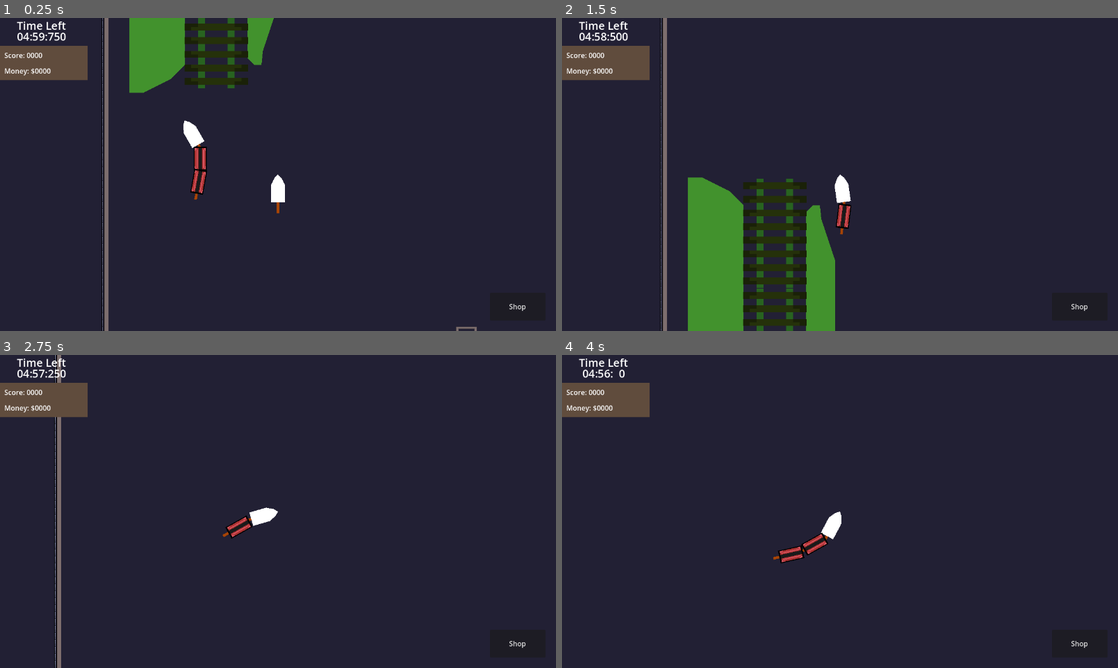
Above: before the commit, frames 1-4 (two rows, left to right).
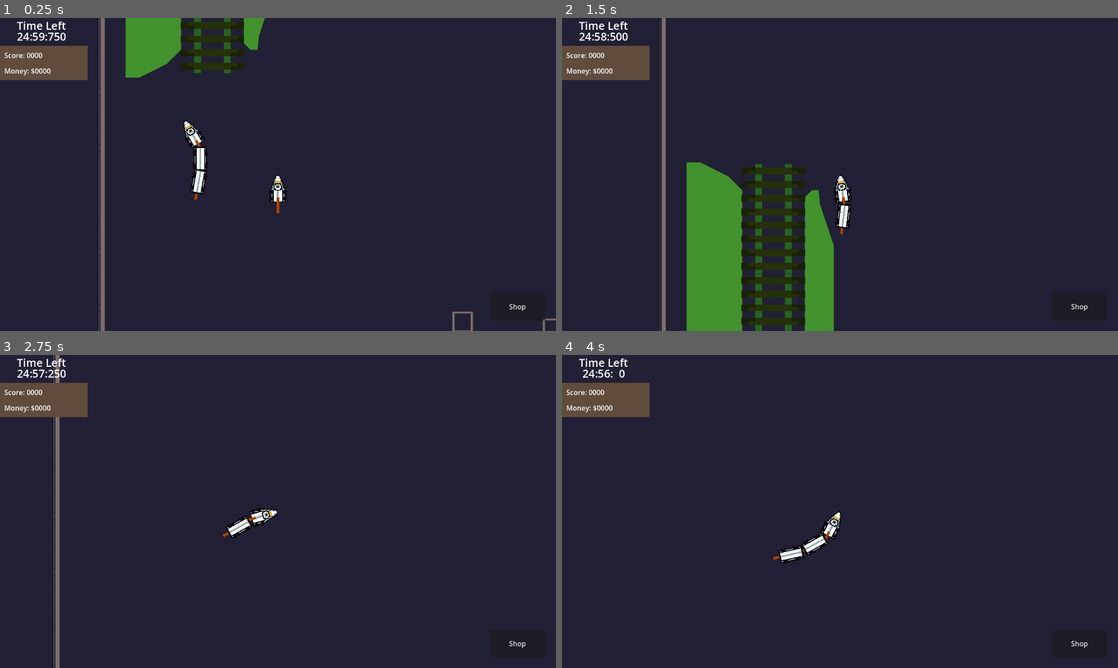
Above: after the commit, the same moments.

Repository: GodMadeEarth/Godot-Wild-Jam-59
Game: Godot game, scene res://sences/game.tscn
Two runs of this game, one before a commit and one after it. Both use one fixed random seed, a clock stepped at 60 frames per second and the inputs below. The engine's default icon, where the game draws it, is replaced by a stand-in: a white triangle on a blue panel in a dark square.
Inputs (mouse positions are in pixels of both pictures, inside the frame that each line leads up to):
- Up to frame 1 (0.25 s): no input
- Up to frame 2 (1.5 s): move the mouse to (962, 158) at 0.52 s; hold Up (ui_up) 0.53-1.28 s; tap Shift (Dash) at 0.6 s; move the mouse to (728, 190) at 1.27 s; hold Down (ui_down) from 1.28 s (still down); tap A (Move_L) at 1.35 s
- Up to frame 3 (2.75 s): move the mouse to (333, 442) at 2.02 s; release Down (ui_down) at 2.03 s; hold Up (ui_up) from 2.03 s (still down); hold D (Move_R) from 2.03 s (still down)
- Up to frame 4 (4 s): move the mouse to (812, 574) at 2.77 s; release D (Move_R) at 2.78 s; tap Shift (Dash) at 2.85 s; move the mouse to (1006, 558) at 3.52 s; release Up (ui_up) at 3.53 s; hold Down (ui_down) from 3.53 s (still down); hold A (Move_L) from 3.53 s (still down)

The runs differ from the first frame. In frame 1, 4.4% of the frame differs, in the area x 3-100%, y 0-100%; in frame 2, 3.9%; in frame 3, 1.2%; in frame 4, 0.5%.

Commit message:
updating art

Diff:
--- a/Godot-wild-jam-59/project.godot
+++ b/Godot-wild-jam-59/project.godot
@@ -39,6 +39,7 @@
 Dash={
 "deadzone": 0.5,
 "events": [Object(InputEventKey,"resource_local_to_scene":false,"resource_name":"","device":-1,"window_id":0,"alt_press …(182 unchanged characters)…
+, Object(InputEventKey,"resource_local_to_scene":false,"resource_name":"","device":-1,"window_id":0,"alt_pressed":false,"shift_pressed":false,"ctrl_pressed":false,"meta_pressed":false,"pressed":false,"keycode":0,"physical_keycode":32,"key_label":0,"unicode":32,"echo":false,"script":null)
 ]
 }
 
--- a/Godot-wild-jam-59/public scripts/Global data.gd
+++ b/Godot-wild-jam-59/public scripts/Global data.gd
@@ -3,24 +3,19 @@
 signal update_score
 signal update_money
 
-var countdown_timer:Countdown_Timer
-
 var score:int = 0:
 	set(bonus):
 		score += bonus
 		emit_signal("update_score")
+
 var money:int = 0 :
 	set(bonus):
 		money += bonus
 		emit_signal("update_money")
 
-
-# Called when the node enters the scene tree for the first time.
 func _ready():
 	pass # Replace with function body.
 
-
-# Called every frame. 'delta' is the elapsed time since the previous frame.
 func _process(delta):
 	pass
 
--- a/Godot-wild-jam-59/sences/Trains/Passengers.gd
+++ b/Godot-wild-jam-59/sences/Trains/Passengers.gd
@@ -6,7 +6,7 @@
 @export var bonus_multiplyer:float = 3.0
 @export var money_value = 3
 
-# Called when the node enters the scene tree for the first time.
+
 func _ready():
 	pass # Replace with function body.
 
--- a/Godot-wild-jam-59/sences/Trains/Player/player_controler.gd
+++ b/Godot-wild-jam-59/sences/Trains/Player/player_controler.gd
@@ -30,7 +30,6 @@
 	if Input.is_action_just_pressed("ui_up"):
 		train_head.remove_cart(4)
 
-
 func _on_train_head_points_recived(points):
 	GlobalData.score = points
 	pass # Replace with function body.
--- a/Godot-wild-jam-59/sences/Trains/Player/train.tscn
+++ b/Godot-wild-jam-59/sences/Trains/Player/train.tscn
@@ -1,14 +1,15 @@
-[gd_scene load_steps=4 format=3 uid="uid://vjoupg6f5jg0"]
+[gd_scene load_steps=5 format=3 uid="uid://vjoupg6f5jg0"]
 
 [ext_resource type="Script" path="res://sences/Trains/Player/player_controler.gd" id="1_eq25v"]
 [ext_resource type="PackedScene" uid="uid://uvh015smr05p" path="res://sences/Trains/base_train_head.tscn" id="2_q2rpj"]
 [ext_resource type="PackedScene" uid="uid://byxyjlwoqlrg1" path="res://sences/UI/player HUD/UI HUD.tscn" id="3_poh2m"]
+[ext_resource type="Texture2D" uid="uid://264whlywxj80" path="res://assets/traintrain4.png" id="4_ppri4"]
 
 [node name="Player Train" type="Node2D"]
 script = ExtResource("1_eq25v")
 
 [node name="UI box" type="Node2D" parent="."]
-position = Vector2(-2.89679e-05, 0)
+position = Vector2(9, 35)
 
 [node name="shop HUD" parent="UI box" node_paths=PackedStringArray("train_head") instance=ExtResource("3_poh2m")]
 anchors_preset = 0
@@ -33,13 +34,14 @@
 update_rotation = false
 update_scale = false
 
-[node name="Sprite2D" type="Sprite2D" parent="Train head"]
+[node name="Sprite2D2" type="Sprite2D" parent="Train head"]
+visible = false
 texture_filter = 1
-position = Vector2(-0.750001, 31.52)
-rotation = 3.14159
-scale = Vector2(1.32, 1.32)
+position = Vector2(-5.96046e-07, 25)
+scale = Vector2(2.5, 2.4375)
+texture = ExtResource("4_ppri4")
 region_enabled = true
-region_rect = Rect2(9, 101, 25, 47)
+region_rect = Rect2(0, 0, 16, 32)
 
 [connection signal="money_recived" from="Train head" to="." method="_on_train_head_money_recived"]
 [connection signal="points_recived" from="Train head" to="." method="_on_train_head_points_recived"]
--- a/Godot-wild-jam-59/sences/Trains/Train.gd
+++ b/Godot-wild-jam-59/sences/Trains/Train.gd
@@ -49,7 +49,6 @@
 	"Increment Cost By" : 6,
 	"Total Purchaces" : 0
 }
-# Remember to add this as an upgrade
 @export var trainLenghtStats:Dictionary = {
 	"Base Value" : 0,
 	"Increment Value By" : 1,
@@ -114,7 +113,7 @@
 	last_cart_joint.node_b = cart.get_path()
 	last_cart = cart
 
-func deep_delete(node:Train_Cart):
+func relocate_carts(node:Train_Cart):
 	if node is Train_Cart:
 		node.reparent.call_deferred($"../dead carts")
 		node.is_connected_to_head = false
@@ -123,7 +122,7 @@
 		node.get_node("Passengers").points_gained.disconnect(score_changed)
 		if node.get_node("PinJoint2D").node_b.is_empty():
 			return false
-		deep_delete(get_parent().get_node(node.get_node("PinJoint2D").node_b))
+		relocate_carts(get_parent().get_node(node.get_node("PinJoint2D").node_b))
 
 # index 0 can never be accessed since it's the head.
 func remove_cart(index:int):
@@ -132,7 +131,7 @@
 		return
 
 	var removed_cart:Train_Cart = get_parent().get_children()[index]
-	deep_delete(removed_cart)
+	relocate_carts(removed_cart)
 
 	await get_tree().process_frame
 	last_cart = get_parent().get_children()[get_parent().get_children().size()-1]
--- a/Godot-wild-jam-59/sences/Trains/base_train_head.tscn
+++ b/Godot-wild-jam-59/sences/Trains/base_train_head.tscn
@@ -1,6 +1,7 @@
-[gd_scene load_steps=3 format=3 uid="uid://uvh015smr05p"]
+[gd_scene load_steps=4 format=3 uid="uid://uvh015smr05p"]
 
 [ext_resource type="Script" path="res://sences/Trains/Train.gd" id="1_6jy5h"]
+[ext_resource type="Texture2D" uid="uid://264whlywxj80" path="res://assets/traintrain4.png" id="2_64d0r"]
 
 [sub_resource type="PhysicsMaterial" id="PhysicsMaterial_u0kt4"]
 rough = true
@@ -8,11 +9,18 @@
 absorbent = true
 
 [node name="Train head" type="CharacterBody2D"]
-position = Vector2(-2.89679e-05, 0)
+position = Vector2(9, 35)
 motion_mode = 1
 script = ExtResource("1_6jy5h")
 cart_spacing = 20
-metadata/_edit_group_ = true
+
+[node name="Sprite2D" type="Sprite2D" parent="."]
+texture_filter = 1
+position = Vector2(-1.07288e-06, 25)
+scale = Vector2(2.5, 2.4375)
+texture = ExtResource("2_64d0r")
+region_enabled = true
+region_rect = Rect2(0, 0, 16, 32)
 
 [node name="Polygon2D2" type="Polygon2D" parent="."]
 position = Vector2(-2.99997, 58.1429)
@@ -29,6 +37,7 @@
 node_a = NodePath("..")
 
 [node name="Polygon2D" type="Polygon2D" parent="."]
+visible = false
 position = Vector2(-8, 49)
 polygon = PackedVector2Array(8.00003, -49, 2.86102e-05, -41, -7.99997, -25, -7.99997, 15, 24, 15, 24, -25, 16, -41)
 
--- a/Godot-wild-jam-59/sences/Trains/train_cart.tscn
+++ b/Godot-wild-jam-59/sences/Trains/train_cart.tscn
@@ -1,8 +1,31 @@
-[gd_scene load_steps=5 format=3 uid="uid://blrdkwvprpuqw"]
+[gd_scene load_steps=9 format=3 uid="uid://blrdkwvprpuqw"]
 
-[ext_resource type="Texture2D" uid="uid://bvjdkjcitjnjl" path="res://assets/traindemo4.png" id="1_2te5l"]
 [ext_resource type="Script" path="res://sences/Trains/train_cart.gd" id="1_jylut"]
+[ext_resource type="Texture2D" uid="uid://264whlywxj80" path="res://assets/traintrain4.png" id="2_abkvn"]
 [ext_resource type="Script" path="res://sences/Trains/Passengers.gd" id="2_galav"]
+[ext_resource type="Texture2D" uid="uid://cp6mpjf1tjj6j" path="res://assets/traintrain6.png" id="3_h6hla"]
+
+[sub_resource type="AtlasTexture" id="AtlasTexture_y1hd7"]
+atlas = ExtResource("3_h6hla")
+region = Rect2(32, 16, 16, 16)
+
+[sub_resource type="AtlasTexture" id="AtlasTexture_jq8an"]
+atlas = ExtResource("3_h6hla")
+region = Rect2(96, 16, 16, 16)
+
+[sub_resource type="SpriteFrames" id="SpriteFrames_ef8mq"]
+animations = [{
+"frames": [{
+"duration": 1.0,
+"texture": SubResource("AtlasTexture_y1hd7")
+}, {
+"duration": 1.0,
+"texture": SubResource("AtlasTexture_jq8an")
+}],
+"loop": true,
+"name": &"default",
+"speed": 5.0
+}]
 
 [sub_resource type="RectangleShape2D" id="RectangleShape2D_458mf"]
 size = Vector2(22, 46)
@@ -28,12 +51,21 @@
 node_a = NodePath("..")
 
 [node name="Sprite2D" type="Sprite2D" parent="."]
+visible = false
 texture_filter = 1
 position = Vector2(-1.78814e-07, 0)
 scale = Vector2(2.125, 3.5)
-texture = ExtResource("1_2te5l")
+texture = ExtResource("2_abkvn")
 region_enabled = true
-region_rect = Rect2(64, 32, 16, 16)
+region_rect = Rect2(32, 16, 16, 16)
+
+[node name="AnimatedSprite2D" type="AnimatedSprite2D" parent="."]
+texture_filter = 1
+position = Vector2(1.66893e-06, 0)
+scale = Vector2(2.125, 3.5)
+sprite_frames = SubResource("SpriteFrames_ef8mq")
+autoplay = "default"
+frame_progress = 0.753525
 
 [node name="Passengers" type="Node2D" parent="."]
 position = Vector2(1.60003, -23.2)
@@ -41,37 +73,37 @@
 
 [node name="Polygon2D" type="Polygon2D" parent="Passengers"]
 visible = false
-position = Vector2(14.4, 23.2)
+position = Vector2(5.4, 23.2)
 offset = Vector2(-16, -24)
 polygon = PackedVector2Array(11, 24, 12, 20, 16, 19, 20, 20, 21, 24, 20, 28, 16, 29, 12, 28)
 
 [node name="Polygon2D2" type="Polygon2D" parent="Passengers"]
 visible = false
-position = Vector2(14.4, 7.2)
+position = Vector2(5.4, 7.2)
 offset = Vector2(-16, -24)
 polygon = PackedVector2Array(11, 24, 12, 20, 16, 19, 20, 20, 21, 24, 20, 28, 16, 29, 12, 28)
 
 [node name="Polygon2D3" type="Polygon2D" parent="Passengers"]
 visible = false
-position = Vector2(14.4, 39.2)
+position = Vector2(5.4, 39.2)
 offset = Vector2(-16, -24)
 polygon = PackedVector2Array(11, 24, 12, 20, 16, 19, 20, 20, 21, 24, 20, 28, 16, 29, 12, 28)
 
 [node name="Polygon2D4" type="Polygon2D" parent="Passengers"]
 visible = false
-position = Vector2(-17.6, 39.2)
+position = Vector2(-8.6, 39.2)
 offset = Vector2(-16, -24)
 polygon = PackedVector2Array(11, 24, 12, 20, 16, 19, 20, 20, 21, 24, 20, 28, 16, 29, 12, 28)
 
 [node name="Polygon2D5" type="Polygon2D" parent="Passengers"]
 visible = false
-position = Vector2(-17.6, 23.2)
+position = Vector2(-8.6, 23.2)
 offset = Vector2(-16, -24)
 polygon = PackedVector2Array(11, 24, 12, 20, 16, 19, 20, 20, 21, 24, 20, 28, 16, 29, 12, 28)
 
 [node name="Polygon2D6" type="Polygon2D" parent="Passengers"]
 visible = false
-position = Vector2(-17.6, 7.2)
+position = Vector2(-8.6, 7.2)
 offset = Vector2(-16, -24)
 polygon = PackedVector2Array(11, 24, 12, 20, 16, 19, 20, 20, 21, 24, 20, 28, 16, 29, 12, 28)
 
--- a/Godot-wild-jam-59/sences/UI/player HUD/Game timer.gd
+++ b/Godot-wild-jam-59/sences/UI/player HUD/Game timer.gd
@@ -1,6 +1,5 @@
 extends VBoxContainer
 
-class_name Countdown_Timer
 signal timer_stopped
 @export var time = 0
 var timer_on = false
@@ -8,11 +7,11 @@
 # Called when the node enters the scene tree for the first time.
 func _ready():
 	timer_stopped.connect(GlobalData.countdown_stoppped)
-	time *= 60
+	time =time*60
 	pass # Replace with function body.
 
 
-# Called every frame. 'delta' is the elapsed time since the previous frame.
+# Counts down the time and updates the text
 func _process(delta):
 	if timer_on:
 		time-=delta
@@ -21,7 +20,7 @@
 		var seconds = fmod(time,60)
 		var minuits = fmod(time,60*60) / 60
 
-		var parsed_time = "%02d:%02d:%3d"%[minuits,seconds,miliseconds]
+		var parsed_time = "%2d:%02d:%3d"%[minuits,seconds,miliseconds]
 		$Label2.text = parsed_time
 		if miliseconds <= 0:
 			timer_on = false
--- a/Godot-wild-jam-59/sences/UI/player HUD/UI HUD.gd
+++ b/Godot-wild-jam-59/sences/UI/player HUD/UI HUD.gd
@@ -41,7 +41,7 @@
 	pass
 
 func update_money():
-	$"Info HUD/score and money/VBoxContainer/MarginContainer/Money".text = "Money: "+str(GlobalData.money)
+	$"Info HUD/score and money/VBoxContainer/MarginContainer/Money".text = "Money: $"+str(GlobalData.money)
 	pass
 func update_score():
 	$"Info HUD/score and money/VBoxContainer/MarginContainer/Score".text = "Score: "+str(GlobalData.score)
--- a/Godot-wild-jam-59/sences/UI/player HUD/UI HUD.tscn
+++ b/Godot-wild-jam-59/sences/UI/player HUD/UI HUD.tscn
@@ -55,6 +55,7 @@
 script = ExtResource("1_yabby")
 
 [node name="purchest window" type="Control" parent="."]
+visible = false
 layout_mode = 1
 anchors_preset = 0
 offset_left = 416.0
@@ -110,6 +111,7 @@
 size_flags_vertical = 7
 
 [node name="tool_tip_box" type="Polygon2D" parent="purchest window"]
+visible = false
 position = Vector2(512, 504)
 scale = Vector2(1.3125, 1.5)
 color = Color(0, 0, 0, 1)
@@ -217,7 +219,7 @@
 offset_bottom = 66.0
 theme_override_constants/separation = -10
 script = ExtResource("7_fy4fk")
-time = 5
+time = 25
 metadata/_edit_group_ = true
 
 [node name="Label" type="Label" parent="Info HUD/Game timer"]
Binary file added: Godot-wild-jam-59/assets/trainbuttons4.png
Not shown, added: Godot-wild-jam-59/assets/trainbuttons4.png.import
Binary file added: Godot-wild-jam-59/assets/traintrain4.png
Not shown, added: Godot-wild-jam-59/assets/traintrain4.png.import
Binary file added: Godot-wild-jam-59/assets/traintrain6.png
Not shown, added: Godot-wild-jam-59/assets/traintrain6.png.import
